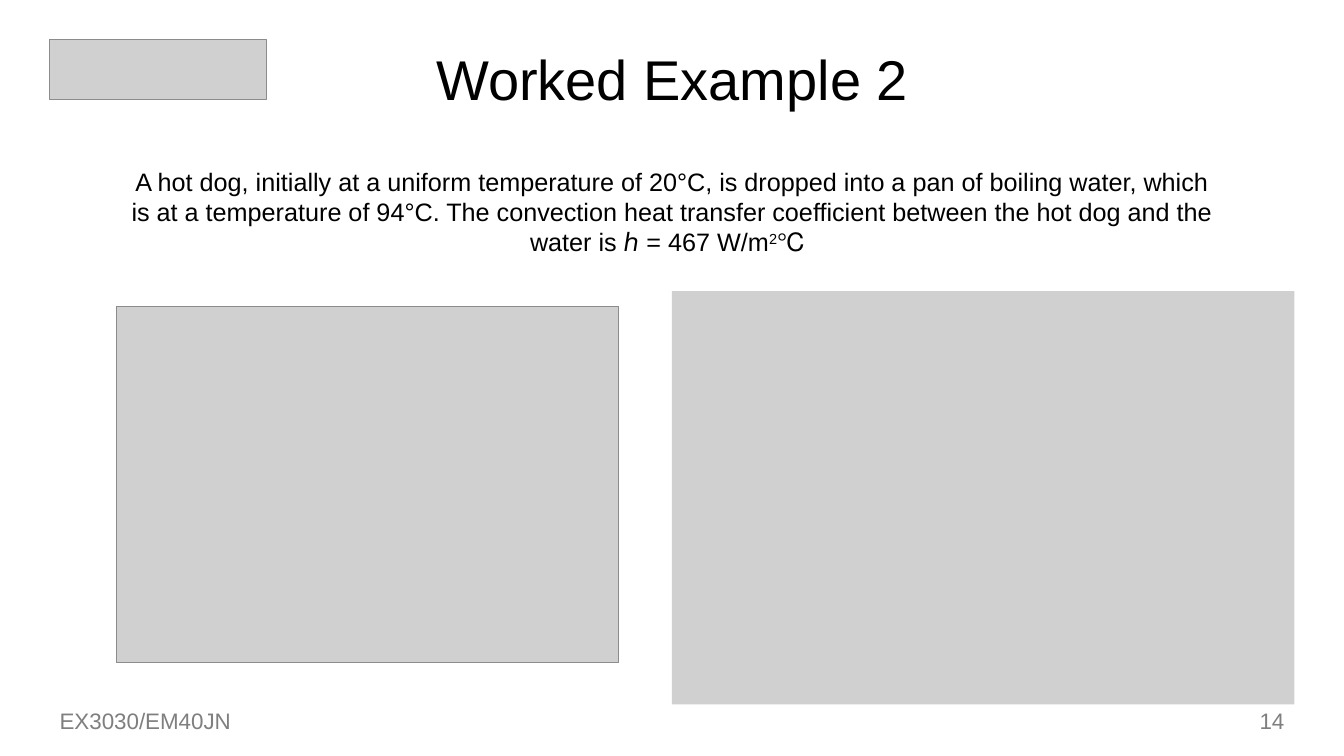
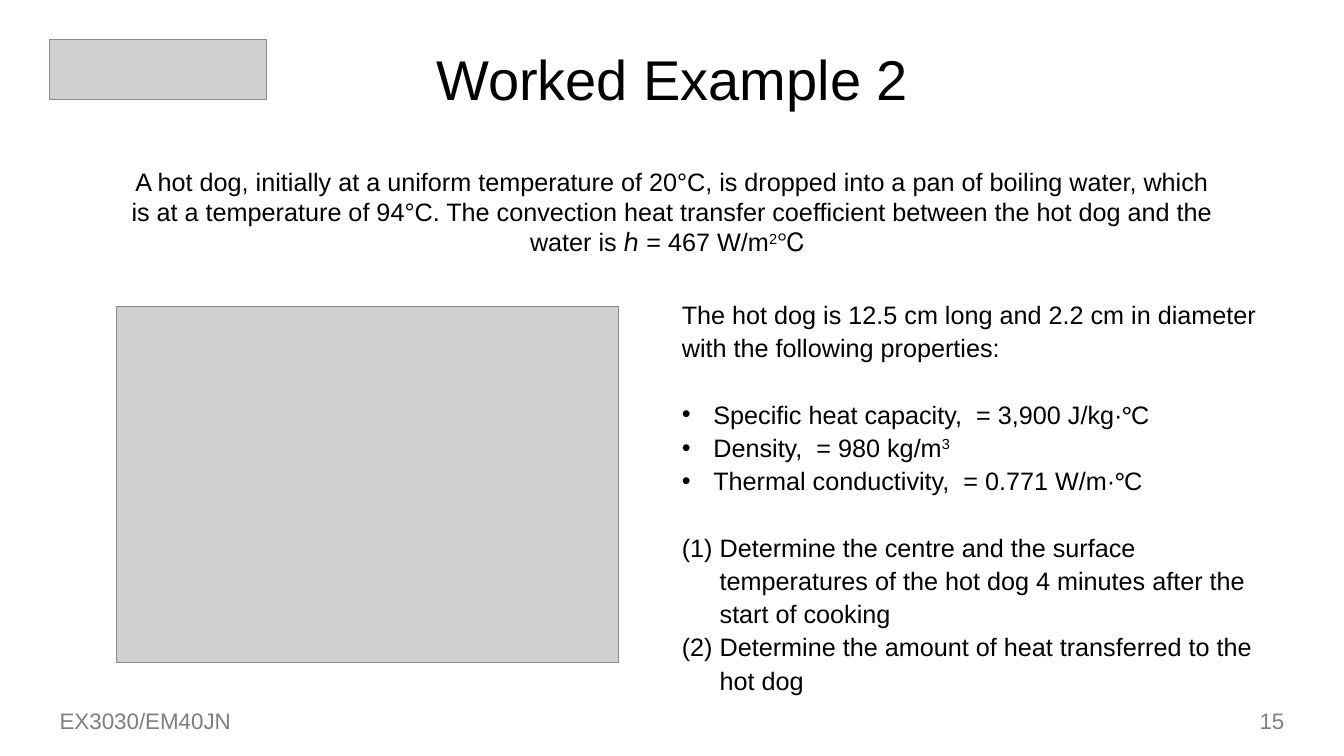
Before and after one commit to toastedcrumpets/HMMT, a slide deck: slide 15 of oldnotes/Week7-02.pptx (slide 14 before the commit). Drawn at 1344x756 pixels with LibreOffice and Linux fonts; fonts in the diff are those of the drawing; grey boxes stand for pictures. Boxes give left, top, right and bottom in pixels: in the first picture for what was removed or moved away, otherwise in the second. Text is boxed around its words. In the diff, an @@ line names an element or a change of style, - is before the commit and + after.

Commit message:
Added the examples

```diff
--- a/oldnotes/Week7-02.pptx
+++ b/oldnotes/Week7-02.pptx
@@ picture removed at (673,291,1296,705) @@
@@ text added at (682,305,1256,695), 18 pt, text #000000 @@
+The hot dog is 12.5 cm long and 2.2 cm in diameter with the following properties:
+• Specific heat capacity, = 3,900 J/kg·°C
+• Density, = 980 kg/m3
+• Thermal conductivity, = 0.771 W/m·°C
+(1) Determine the centre and the surface temperatures of the hot dog 4 minutes after the start of cooking
+(2) Determine the amount of heat transferred to the hot dog
@@ page number at (1260,713,1285,729): text changed @@
-14
+15
```
Also in this commit, not shown: 11 other slides changed, 2 slides added, 8 other files.
